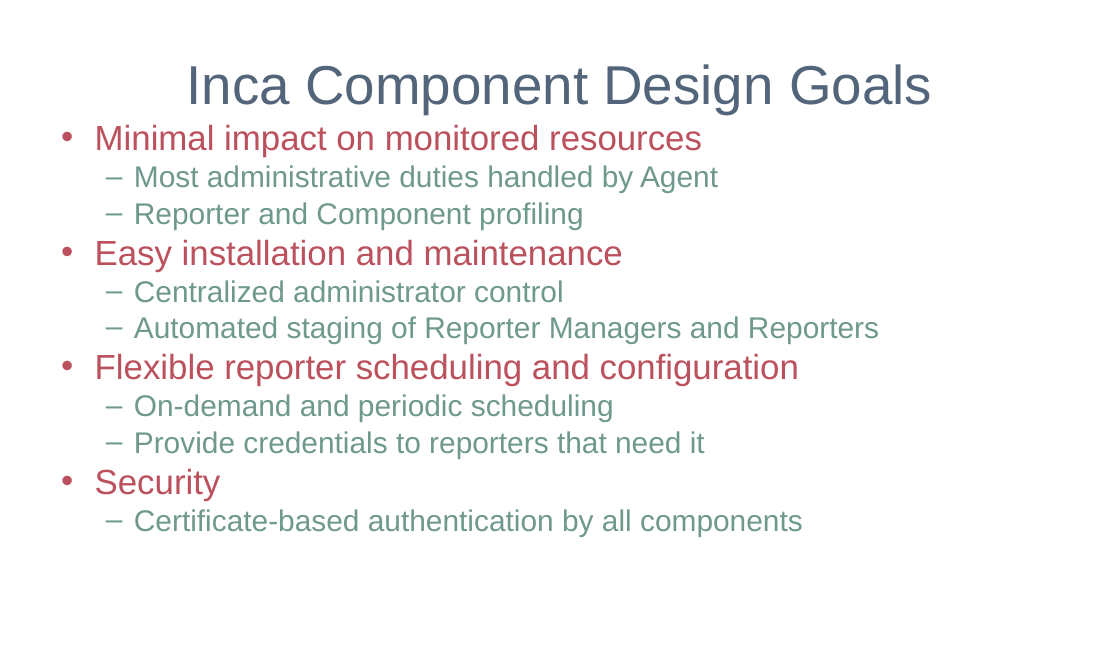
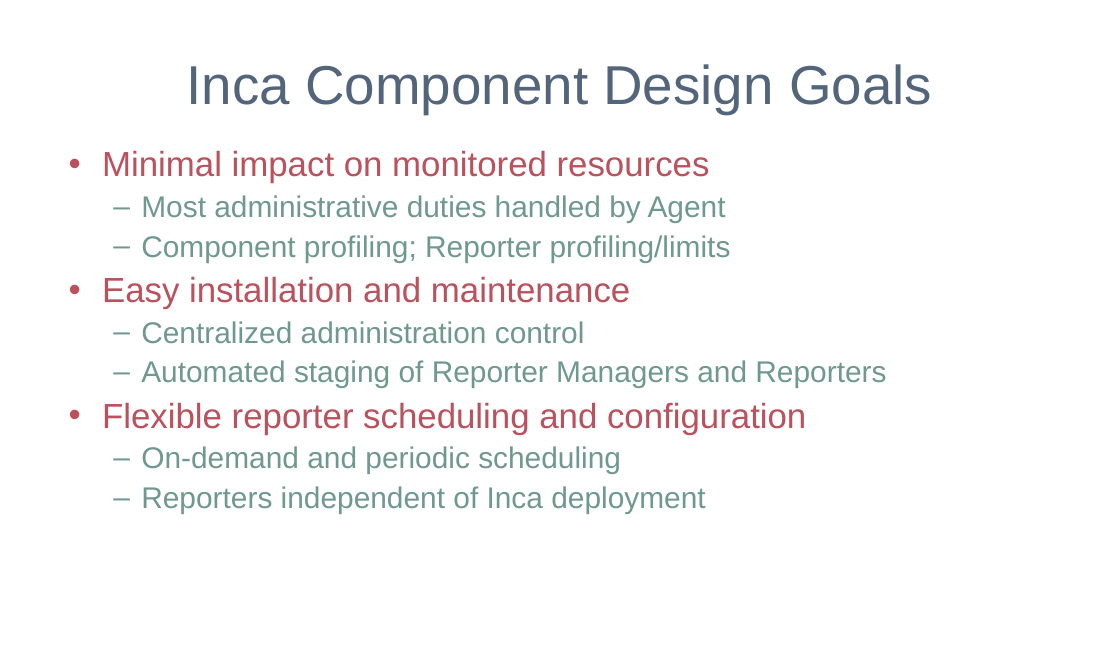
Before and after one commit to IncaProject/inca-xsede, a slide deck: slide 20 of talks/sc06/sc_06.ppt. Drawn at 1120x672 pixels with LibreOffice and Linux fonts; fonts in the diff are those of the drawing; background and template pictures are left out. Boxes give left, top, right and bottom in pixels: in the first picture for what was removed or moved away, otherwise in the second. Text is boxed around its words. In the diff, an @@ line names an element or a change of style, - is before the commit and + after.

```diff
--- a/talks/sc06/sc_06.ppt
+++ b/talks/sc06/sc_06.ppt
@@ text "Minimal impact on monitored resources": place and size @@
-text "Minimal impact on monitored resources" at (95, 124, 879, 536)
+text "Minimal impact on monitored resources" at (102, 150, 886, 514)
@@ text at (102, 150, 886, 474): line spacing 0.8 to 0.9 @@
@@ text at (141, 235, 731, 262): text changed @@
-  – Reporter and Component profiling
+  – Component profiling; Reporter profiling/limits
@@ text at (141, 321, 585, 344): text changed @@
-  – Centralized administrator control
+  – Centralized administration control
@@ text at (141, 486, 705, 514): text changed @@
-  – Provide credentials to reporters that need it
-• Security
-  – Certificate-based authentication by all components
+  – Reporters independent of Inca deployment
```
Also in this commit, not shown: 5 other slides changed, 4 slides added, 1 slide removed.
